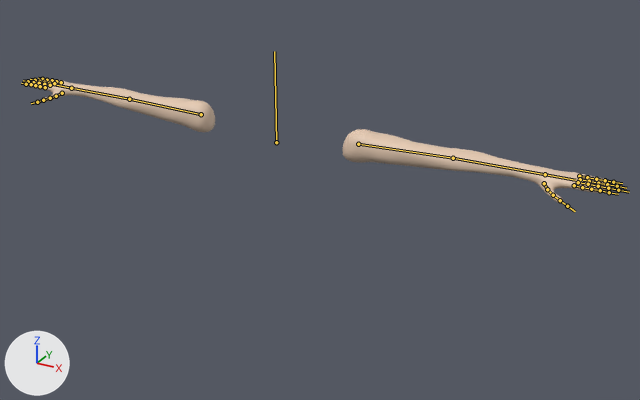
The FBX model Progetto_SVG/Assets/Assets/Models/PlayerArms.fbx as it was, and as the next commit left it.
The view is the same before and after, from a 50 mm camera at (1.58, -2.55, 1.09) aimed at (0.21, -0.07, -0.15). Arrows for +X, +Y and +Z are at lower left; the lights stay in place. The bones that bend it are drawn over the model as lines.
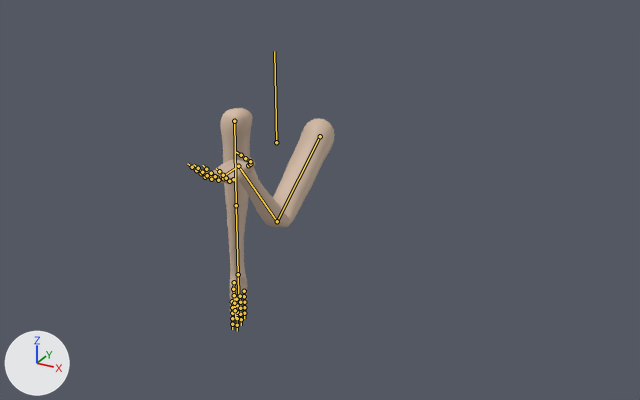
The newer file adds an action. The first version stands in its rest pose; the second is drawn at frame 57 of the action 'Armature|SearchForQuizes'.

Changed parts and their boxes (x1, y1, x2, y2) in the pictures (640 x 400 px):
'Plane', posed (76% narrower, 71% taller): before (29, 79, 611, 203); after (195, 108, 335, 321)
bone 'Bicep.L', root to tip: before (358, 144) to (453, 158); after (320, 136) to (277, 221)
bone 'Arm.L', root to tip: before (453, 158) to (545, 174); after (277, 221) to (238, 166)
bone 'Hand.L', root to tip: before (545, 174) to (575, 180); after (238, 166) to (222, 177)
bone 'Pinky1.L', root to tip: before (579, 176) to (587, 177); after (210, 175) to (205, 177)
bone 'Pinky2.L', root to tip: before (587, 177) to (596, 179); after (205, 177) to (201, 173)
bone 'Ring1.L', root to tip: before (580, 179) to (589, 181); after (217, 177) to (211, 179)
bone 'Ring2.L', root to tip: before (589, 181) to (598, 183); after (211, 179) to (207, 175)
bone 'Middle1.L', root to tip: before (578, 182) to (588, 184); after (223, 178) to (218, 180)
bone 'Middle2.L', root to tip: before (588, 184) to (598, 186); after (218, 180) to (215, 176)
bone 'Index1.L', root to tip: before (574, 185) to (582, 187); after (233, 179) to (229, 181)
bone 'Index2.L', root to tip: before (582, 187) to (591, 189); after (229, 181) to (226, 178)
bone 'Thumb1.L', root to tip: before (544, 183) to (547, 189); after (248, 165) to (250, 164)
bone 'Thumb2.L', root to tip: before (547, 189) to (553, 195); after (250, 164) to (250, 161)
bone 'Thumb3.L', root to tip: before (553, 195) to (560, 200); after (250, 161) to (245, 158)
bone 'Bicep.R', root to tip: before (201, 114) to (129, 99); after (234, 121) to (236, 205)
bone 'Arm.R', root to tip: before (129, 99) to (71, 88); after (236, 205) to (238, 274)

The change in detail:
Bone 'Bicep.L' (bone_bicep_l) moves from (0.0, 0.0, 0.0) to (-0.02, -0.6, 0.0).
Bone 'Bicep.L' (bone_bicep_l) turns from (0, 0, 0) to (-99, -139, 6) degrees about its own x, y and z.
Bone 'Arm.L' (bone_arm_l) turns from (0, 0, 0) to (-2, 2, -97) degrees about its own x, y and z.
Bone 'Hand.L' (bone_hand_l) turns from (0, 0, 0) to (8, -1, 58) degrees about its own x, y and z.
Bone 'Pinky1.L' (bone_pinky1_l) turns from (0, 0, 0) to (-5, -2, -11) degrees about its own x, y and z.
Bone 'Pinky2.L' (bone_pinky2_l) turns from (0, 0, 0) to (2, 0, -32) degrees about its own x, y and z.
Bone 'Ring1.L' (bone_ring1_l) turns from (0, 0, 0) to (-2, -1, -11) degrees about its own x, y and z.
Bone 'Ring2.L' (bone_ring2_l) turns from (0, 0, 0) to (2, 0, -32) degrees about its own x, y and z.
Bone 'Middle1.L' (bone_middle1_l) turns from (0, 0, 0) to (4, 1, -11) degrees about its own x, y and z.
Bone 'Middle2.L' (bone_middle2_l) turns from (0, 0, 0) to (2, -1, -32) degrees about its own x, y and z.
Bone 'Index1.L' (bone_index1_l) turns from (0, 0, 0) to (5, 1, -11) degrees about its own x, y and z.
Bone 'Index2.L' (bone_index2_l) turns from (0, 0, 0) to (2, -1, -32) degrees about its own x, y and z.
Bone 'Thumb1.L' (bone_thumb1_l) turns from (0, 0, 0) to (4, -10, -11) degrees about its own x, y and z.
Bone 'Thumb2.L' (bone_thumb2_l) turns from (0, 0, 0) to (-5, 4, -4) degrees about its own x, y and z.
Bone 'Thumb3.L' (bone_thumb3_l) turns from (0, 0, 0) to (-17, 14, -12) degrees about its own x, y and z.
Bone 'Bicep.R' (bone_bicep_r) moves from (0.0, 0.0, 0.0) to (0.02, -0.6, 0.0).
Bone 'Bicep.R' (bone_bicep_r) turns from (0, 0, 0) to (0, 0, 90) degrees about its own x, y and z.
Bone 'Arm.R' (bone_arm_r) turns from (0, 0, 0) to (0, 0, -1) degrees about its own x, y and z.
